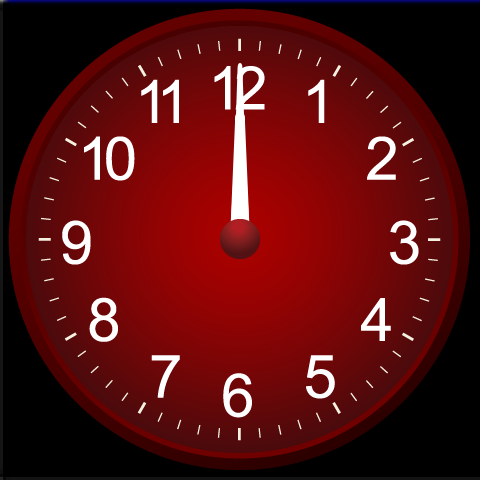
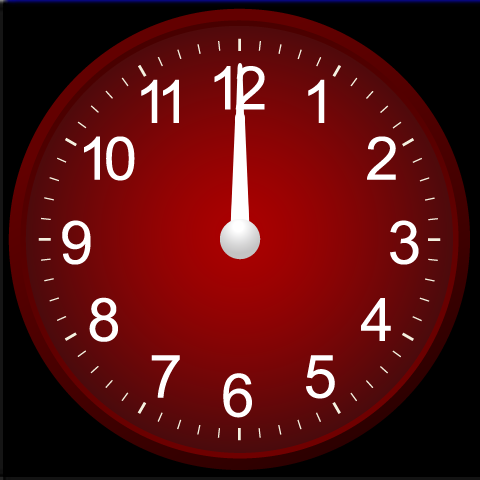
Layers edited between the first and the second 480px x 480px image:
painted on "foreground" over [220, 219, 261, 260]
